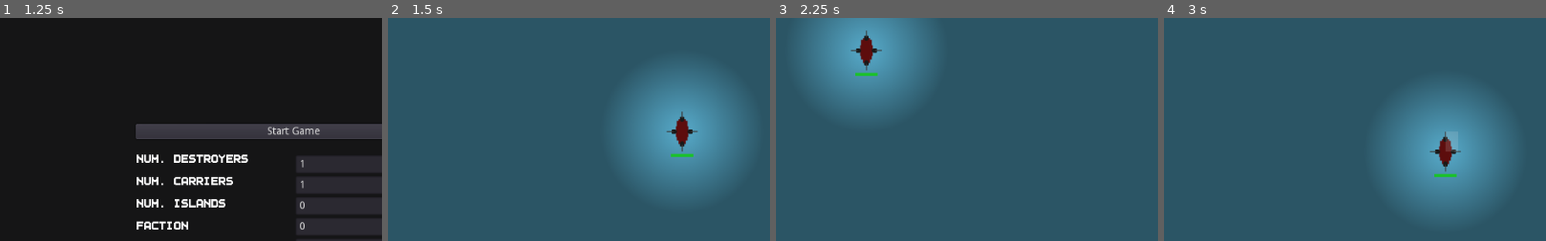
Above: before the commit, frames 1-4 (left to right).
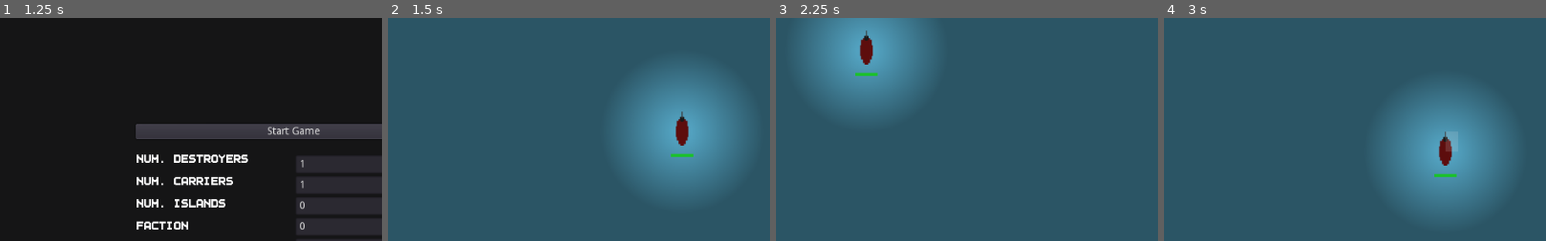
Above: after the commit, the same moments.

Repository: peter-shaw-benson/naval-game
Game: Godot game, scene res://gui/MainMenu.tscn
Two runs of this game, one before a commit and one after it. Both use one fixed random seed, a clock stepped at 60 frames per second and the inputs below.
Inputs (mouse positions are % of the whole screen's width and height, from its top left):
- Up to frame 1 (1.25 s): click "Start Game" at 0.5 s
- Up to frame 2 (1.5 s): click "Start Game" at 1.25 s
- Up to frame 3 (2.25 s): tap Enter at 2 s; drag from (10, 29) to (50, 57) at 2.02 s
- Up to frame 4 (3 s): drag from (50, 57) to (45, 70) at 2.77 s
The pictures show only the part of the screen within x 12-62%, y 31-81%; the shares and areas given below are measured in that part.

Frame 1 is identical in both runs. In frame 2, 0.1% of the frame differs, in the area x 72-81%, y 50-60%; in frame 3, 0.1%, in the area x 19-28%, y 13-24%; in frame 4, 0.1%.

Commit message:
swapping to a target-based system

Diff:
--- a/Entities/Ships/gunboat_test.gd
+++ b/Entities/Ships/gunboat_test.gd
@@ -25,16 +25,16 @@
 # this will become much more complex (with multiple sprite paths, multiple offsets, etc).
 
 var turret_list = [
-	{"weapon": LightGun.new(), "offset": [0,30], "barrels": 1,
-	"sprite_path": fletcher_turret_path, "turn_weight":0.02, "firing_arc": [-15, 195]},
+#	{"weapon": LightGun.new(), "offset": [0,30], "barrels": 1,
+#	"sprite_path": fletcher_turret_path, "turn_weight":0.02, "firing_arc": [-15, 195]},
 	{"weapon": LightGun.new(), "offset": [0,-30], "barrels": 1,
 	"sprite_path": fletcher_turret_path, "turn_weight":0.02, "firing_arc": [-195, 15]},
 #	{"weapon": LightGun.new(), "offset": [20,0], "barrels": 1,
 #	"sprite_path": fletcher_turret_path, "turn_weight":0.02, "firing_arc": [-90, 90]},
-	{"weapon": LightGun.new(), "offset": [-20,0], "barrels": 1,
-	"sprite_path": fletcher_turret_path, "turn_weight":0.02, "firing_arc": [90, 270]},
-	{"weapon": LightGun.new(), "offset": [20,0], "barrels": 1,
-	"sprite_path": fletcher_turret_path, "turn_weight":0.02, "firing_arc": [-90, 90]}
+#	{"weapon": LightGun.new(), "offset": [-20,0], "barrels": 1,
+#	"sprite_path": fletcher_turret_path, "turn_weight":0.02, "firing_arc": [90, 270]},
+#	{"weapon": LightGun.new(), "offset": [20,0], "barrels": 1,
+#	"sprite_path": fletcher_turret_path, "turn_weight":0.02, "firing_arc": [-90, 90]}
 ]
 
 
--- a/Ships2/Turrets/Turret.gd
+++ b/Ships2/Turrets/Turret.gd
@@ -12,7 +12,10 @@
 var firing_arc = [0,0]
 var default_rotation = 0
 
+var local_rotation_target = 0
+
 var locked = true
+var ship_rotation = 0
 
 var target = Vector2(0,0)
 var close_enemy
@@ -84,6 +87,7 @@
 					pass
 
 				else:
+					#print("found enemy; self faction: ", self.faction, " enemy faction: ", enemy.get_faction())
 
 					close_enemy = enemy  ## --->## after get the current close_enemy
 
@@ -97,8 +101,11 @@
 
 					self.global_rotation = (target - self.global_position).normalized().angle()
 
+					#local_rotation_target =  (target - self.global_position).normalized().angle() #+ ship_rotation
+
 			else:
-				self.rotation = default_rotation
+				#self.rotation = default_rotation
+				pass
 
 	# fuck. we have to handle the turret alignment here:
 
@@ -108,6 +115,14 @@
 
 # this almost works
 	#print(self.global_rotation, "\t", self.rotation)
+
+	# this only works if the ship's rotation is basically the default one. maybe I get the ship rotation somehow?
+#	self.rotation = lerp_angle(self.rotation,
+#						local_rotation_target,
+#						self.turn_weight)
+
+	#self.rotation = local_rotation_target
+#
 	self.rotation = clamp(self.rotation, firing_arc[0], firing_arc[1])
 	#print(self.rotation)
 
@@ -115,7 +130,40 @@
 
 	pass
 
+func check_close_enemy():
+
+	if close_enemy.is_in_group(faction_visibility_group):
+
+		target = close_enemy.global_position
+
+	else:
+		if not locked:
+
+			var all_enemy = get_tree().get_nodes_in_group(faction_visibility_group)
+
+			for enemy in all_enemy:
+				var gun2enemy_distance = self.global_position.distance_to(enemy.global_position)
+				#print(gun2enemy_distance)
+				if gun2enemy_distance < self.weaponData.get_range() and enemy.get_faction() != self.faction:
+
+					if enemy.is_plane() and not self.is_aa_gun():
+						pass
+
+					elif not enemy.is_plane() and self.is_aa_gun():
+						pass
+
+					else:
+						#print("found enemy; self faction: ", self.faction, " enemy faction: ", enemy.get_faction())
+
+						close_enemy = enemy  ## --->## after get the current close_enemy
+
+						# lerped (slowed down rotation)
+						# need to use global rotation otherwise things get bad
+						target = close_enemy.global_position
+
+
 func align():
+
 	return 0
 
 
